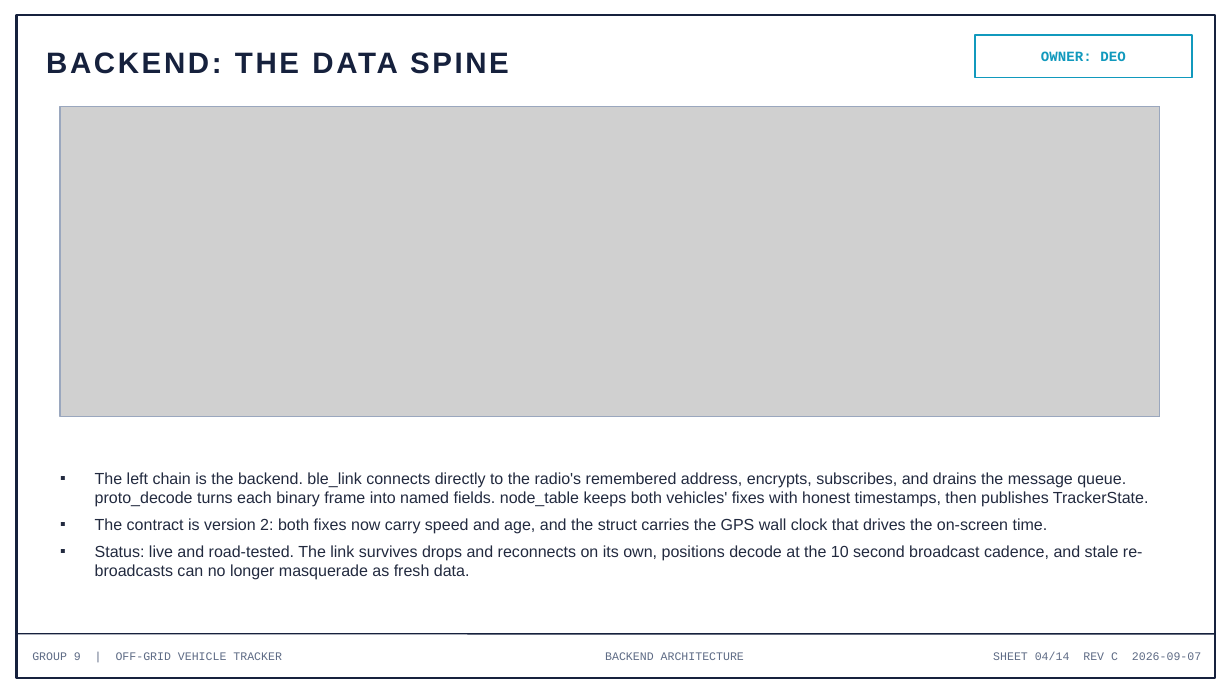
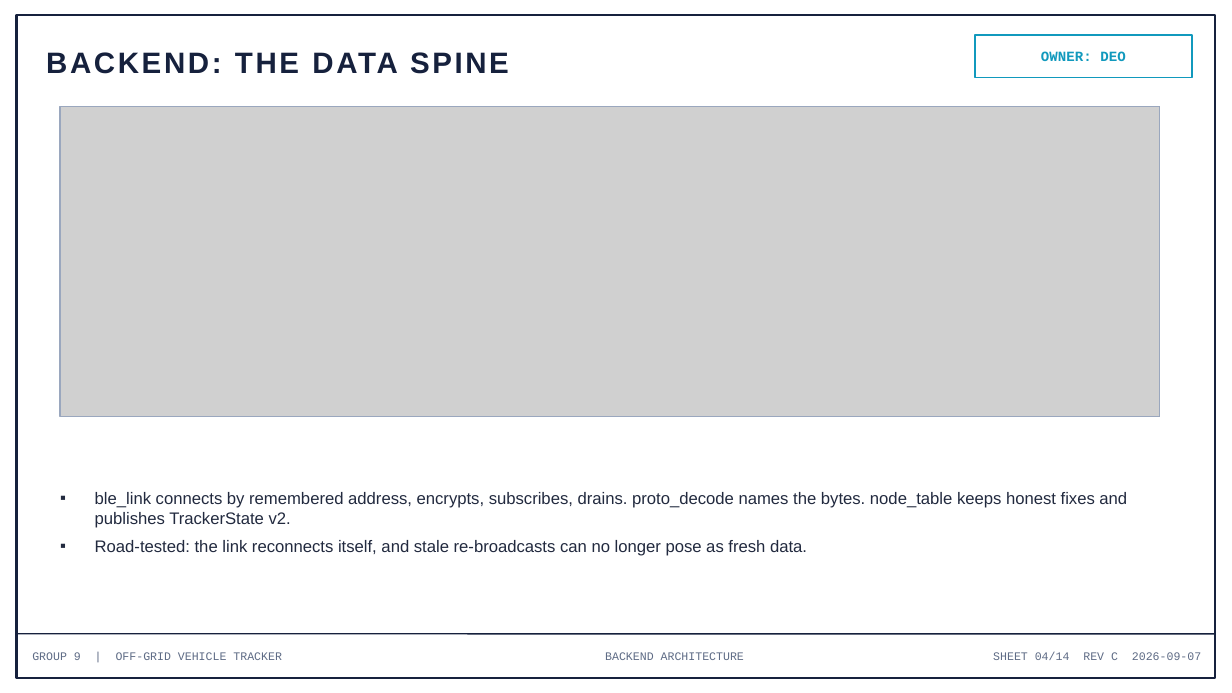
Before and after one commit to deosgracius/offgrid-vehicle-tracker, a slide deck: slide 4 of docs/presentations/Group9_Presentation3_Week3.pptx. Drawn at 1232x693 pixels with LibreOffice and Linux fonts; fonts in the diff are those of the drawing; grey boxes stand for pictures. Boxes give left, top, right and bottom in pixels: in the first picture for what was removed or moved away, otherwise in the second. Text is boxed around its words. In the diff, an @@ line names an element or a change of style, - is before the commit and + after.

```diff
--- a/docs/presentations/Group9_Presentation3_Week3.pptx
+++ b/docs/presentations/Group9_Presentation3_Week3.pptx
@@ text at box(95, 492, 1127, 556): text changed; size 12.5 to 13 pt @@
-▪ The left chain is the backend. ble_link connects directly to the radio's remembered address, encrypts, subscribes, and drains the message queue. proto_decode turns each binary frame into named fields. node_table keeps both vehicles' fixes with honest timestamps, then publishes TrackerState.
-▪ The contract is version 2: both fixes now carry speed and age, and the struct carries the GPS wall clock that drives the on-screen time.
-▪ Status: live and road-tested. The link survives drops and reconnects on its own, positions decode at the 10 second broadcast cadence, and stale re-broadcasts can no longer masquerade as fresh data.
+▪ ble_link connects by remembered address, encrypts, subscribes, drains. proto_decode names the bytes. node_table keeps honest fixes and publishes TrackerState v2.
+▪ Road-tested: the link reconnects itself, and stale re-broadcasts can no longer pose as fresh data.
```
Also in this commit, not shown: 11 other slides changed, 1 other file.
